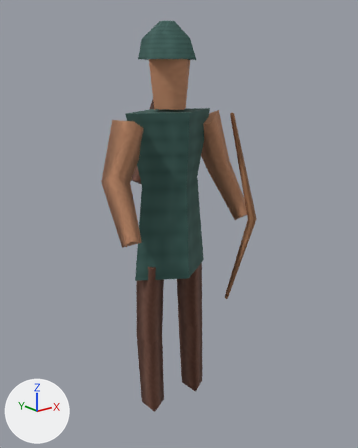
A saved change to the glTF model prototype/assets/soldiers/archer_far.glb.
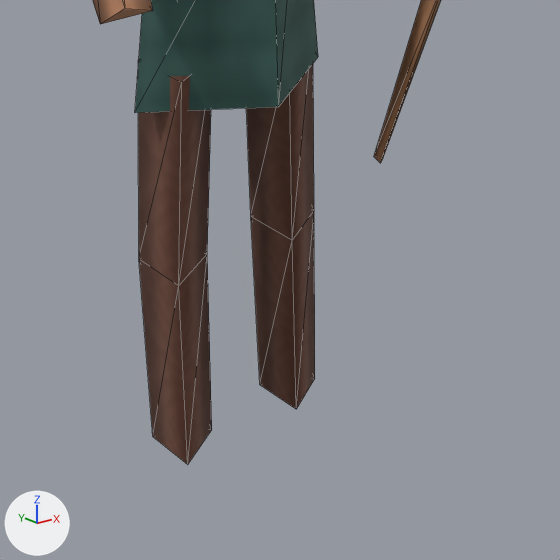
Each version appears first whole from a 50 mm camera at (-1.306, -1.69, 1.599) aimed at (0.038, -0.011, 0.927), and next in a close-up on the part from 24% to 82% of the width and 53% to 100% of the height. Lighting does not change. The marker at lower left points along +X, +Y and +Z. The older version's two pictures come first. The close-ups show mesh edges as thin lines. Vertices at exactly the same position are counted once.

The first close-up shows 'Archer_field_kit'.
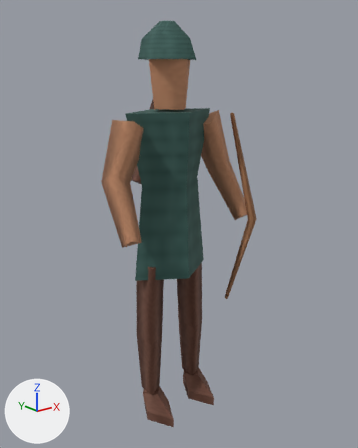
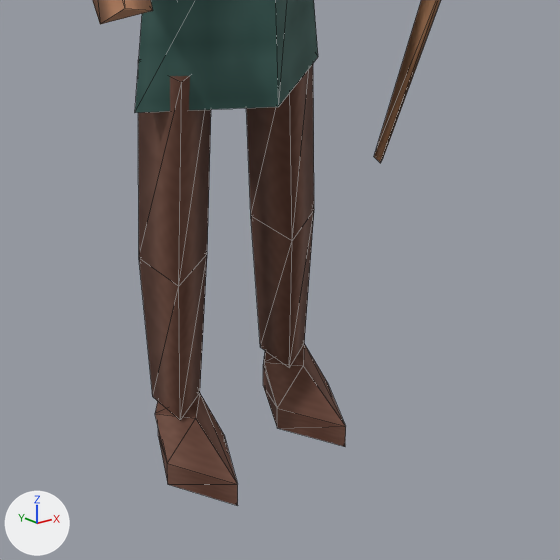
The change, as a list of edits to the scene's bpy script:
```text
Change me_archer_field_kit:
    used by ob_archer_field_kit; location = (0.0, 0.0, 0.0)
    remove me_archer_field_kit.from_pydata(...)  # 86 vertices, 136 faces; spans x -0.33..0.35, y -0.23..0.22, z 0.04..1.78
    add me_archer_field_kit.from_pydata(...)  # 109 vertices, 176 faces; spans x -0.33..0.35, y -0.23..0.22, z 0.01..1.78
    me_archer_field_kit part 1
    1 vertex is removed from x 0.19, y -0.02, z 0.05
    4 faces are deleted
    5 vertices move from x -0.16..0.09, y -0.07..0.04, z 0.04..0.05 to x -0.15..0.1, y -0.04..0.04, z 0.12
    16 vertices are added at x -0.19..0.19, y -0.17..0.06, z 0.01..0.12
    8 new vertices lie (0.0, 0.0, 0.04) away from vertices in x -0.19..0.19, y -0.17..0.06, z 0.01
    44 new faces join them
```

Pixel boxes [x1, y1, x2, y2] of what changed, in the close-ups (560 x 560 px):
'Archer_field_kit', reshaped: before [92, 0, 441, 464]; after [92, 0, 441, 505]
part 1 of me_archer_field_kit, reshaped: before [139, 211, 315, 464]; after [139, 211, 346, 505]
